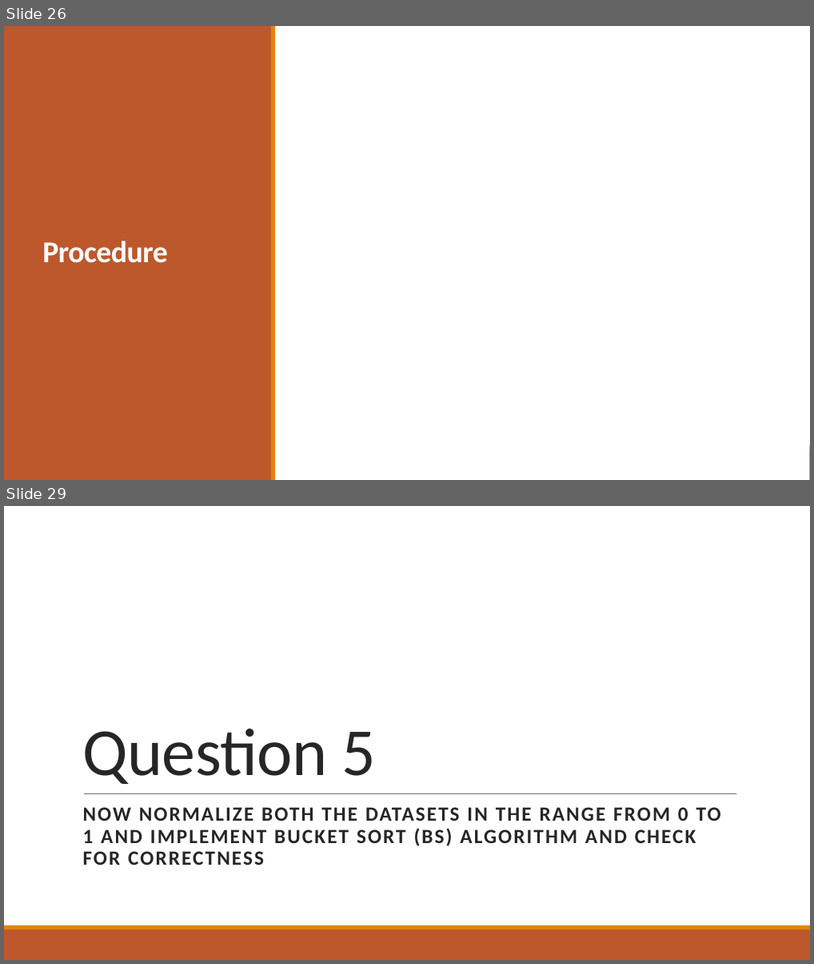
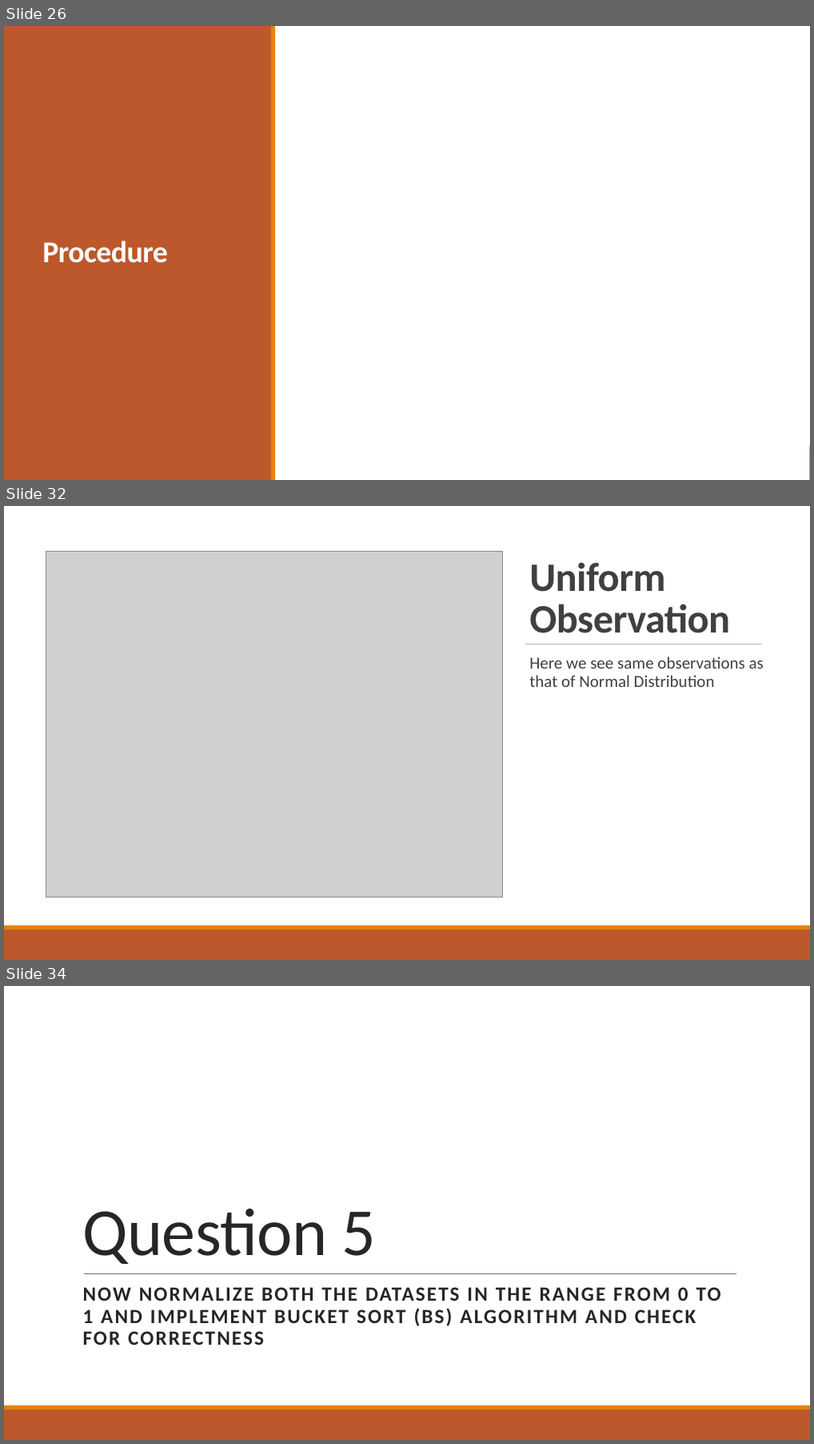
Before and after one commit to ayndp657/ALGORITHMLAB, a slide deck: Assignment 1/Assignment Presentation.pptx. Shown one above the other, each under a label of ours: slides 26 and 29 before the commit, slides 26, 32 and 34 after it; the slides between them are not shown. The pictures are 814x964 and 814x1444 pixels, drawn with LibreOffice and Linux fonts; fonts in the diff are those of the drawing; grey boxes stand for pictures; background and template pictures are left out. Boxes give left, top, right and bottom in pixels: in the first picture for what was removed or moved away, otherwise in the second. Text is boxed around its words. In the diff, an @@ line names an element or a change of style, - is before the commit and + after.

```diff
--- a/Assignment 1/Assignment Presentation.pptx
+++ b/Assignment 1/Assignment Presentation.pptx
@@ slide 32 added at (4,506,810,960), background #FFFFFF @@
@@ rectangle added at (4,506,810,925), fill #FFFFFF @@
@@ picture added at (46,552,503,897) @@
@@ title added at (530,562,730,633), 48 pt, text #404040, bold @@
+Uniform Observation
@@ line added from (526, 644) to (762, 644), #808080 0.5 pt @@
@@ text added at (530,656,764,687), 20 pt, text #404040 @@
+  Here we see same observations as that of Normal Distribution
@@ rectangle added at (4,925,810,929), fill #E48312 @@
@@ rectangle added at (4,929,810,960), fill #BD582C @@
@@ what was slide 29 is now slide 34 @@
```
Also in this commit, not shown: 1 slide changed, 4 other slides added, 1 other file.
